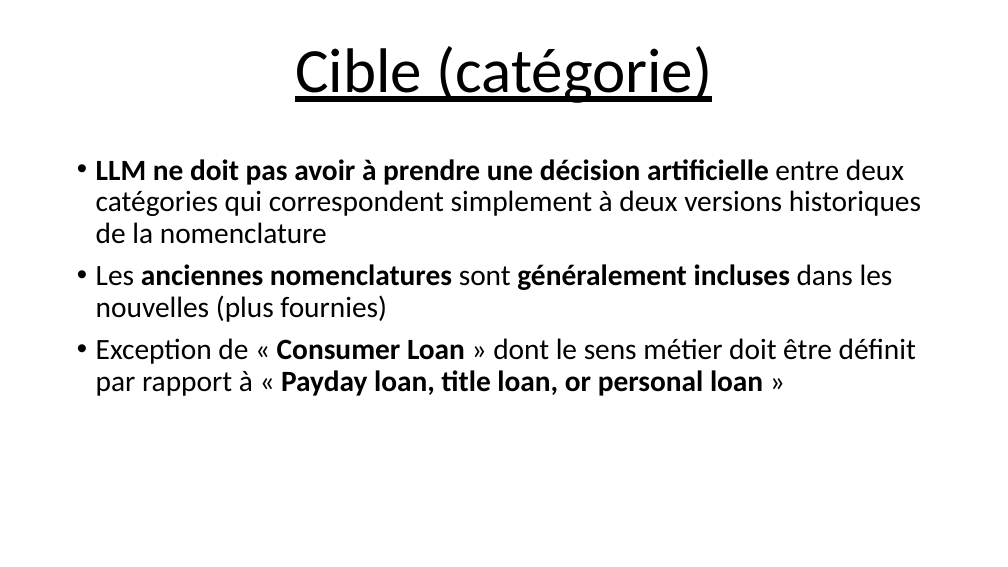
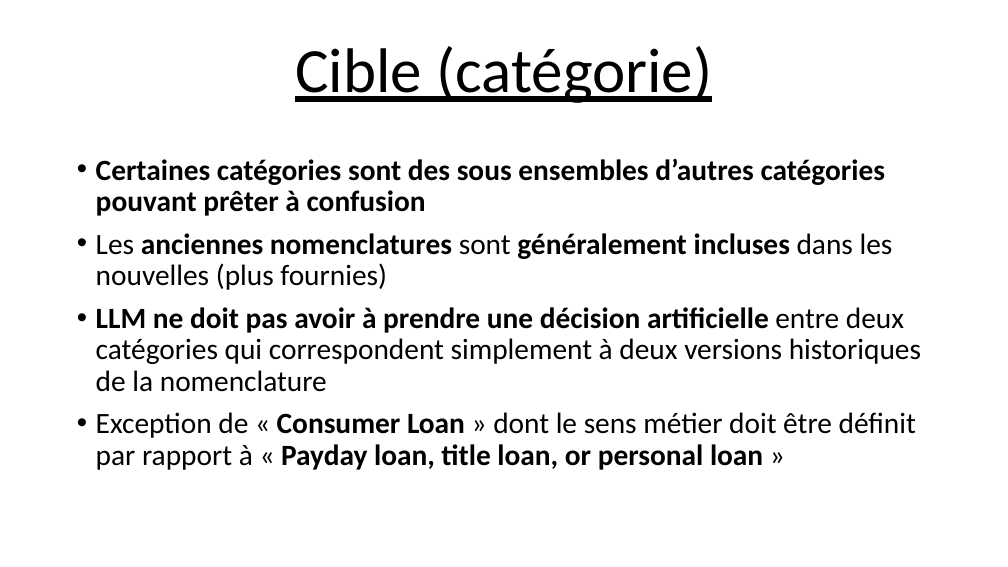
Before and after one commit to Ace4teaM/OCR-ZenAssist, a slide deck: slide 6 of Présentation.pptx (slide 8 before the commit). Drawn at 1008x567 pixels with LibreOffice and Linux fonts; fonts in the diff are those of the drawing. Boxes give left, top, right and bottom in pixels: in the first picture for what was removed or moved away, otherwise in the second. Text is boxed around its words. In the diff, an @@ line names an element or a change of style, - is before the commit and + after.

```diff
--- a/Présentation.pptx
+++ b/Présentation.pptx
@@ text at (96, 158, 893, 290): paragraphs added @@
+• Certaines catégories sont des sous ensembles d’autres catégories pouvant prêter à confusion
+• Les anciennes nomenclatures sont généralement incluses dans les nouvelles (plus fournies)
@@ text at (96, 264, 893, 322): paragraph removed @@
-• Les anciennes nomenclatures sont généralement incluses dans les nouvelles (plus fournies)
```
Also in this commit, not shown: 10 other slides changed, 14 slides added, 1 slide removed.
